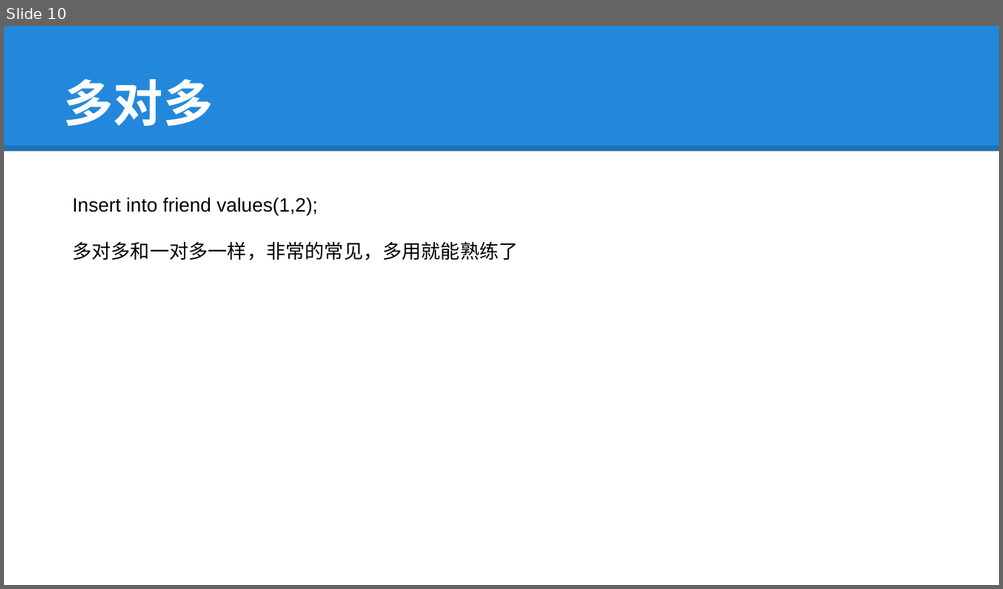
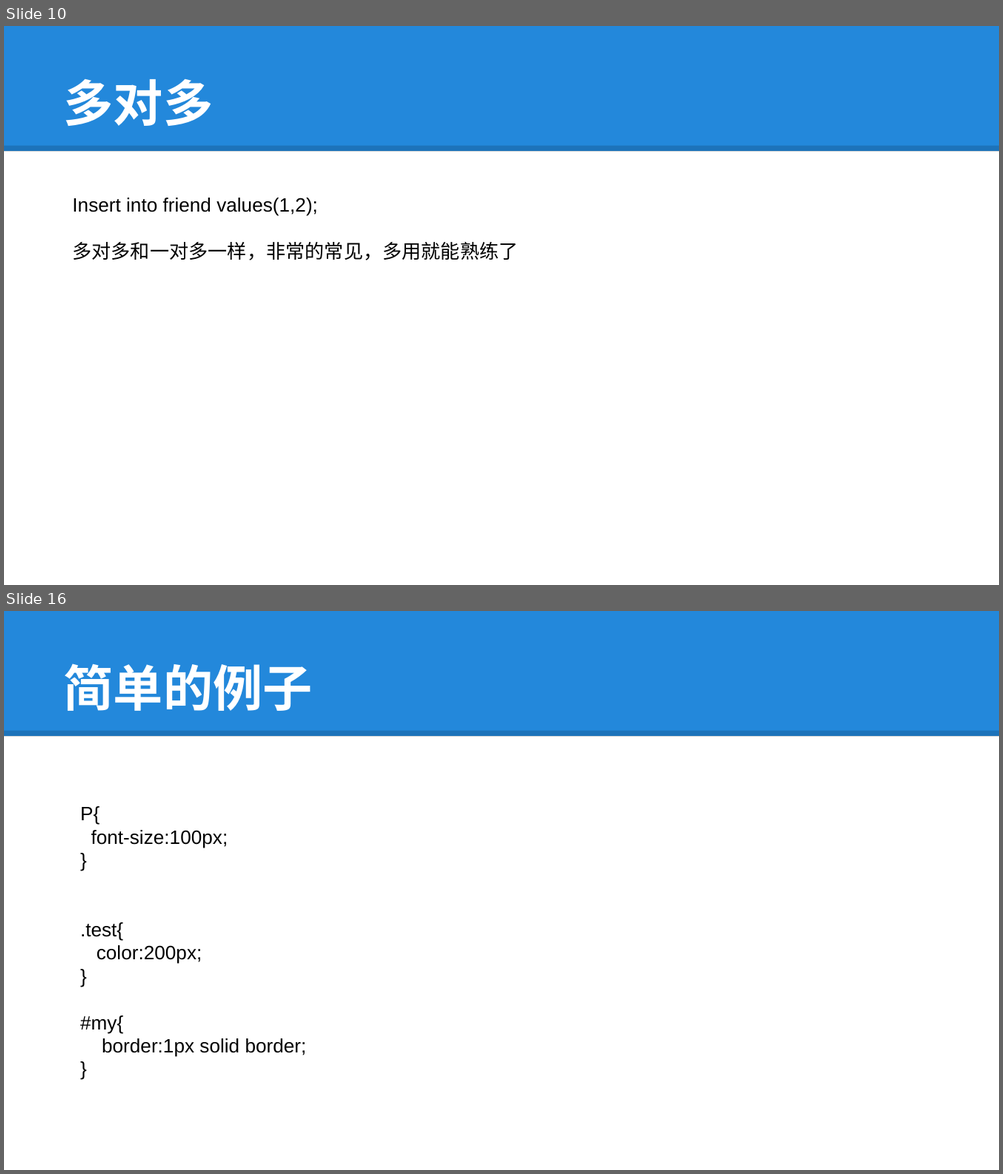
Before and after one commit to tokyojava/java_beginner, a slide deck: 中级/课件/Java15.pptx. Shown one above the other, each under a label of ours: slide 10 before the commit, slides 10 and 16 after it; the slides between them are not shown. The pictures are 1003x589 and 1003x1174 pixels, drawn with LibreOffice and Linux fonts; fonts in the diff are those of the drawing. Boxes give left, top, right and bottom in pixels: in the first picture for what was removed or moved away, otherwise in the second. Text is boxed around its words. In the diff, an @@ line names an element or a change of style, - is before the commit and + after.

```diff
--- a/中级/课件/Java15.pptx
+++ b/中级/课件/Java15.pptx
@@ slide 16 added at [4, 611, 999, 1170], background #FFFFFF; not listed: 2 template elements that a slide beside it also shows @@
@@ title added at [64, 664, 313, 711], 36 pt, text #FFFFFF, bold @@
+简单的例子
@@ text added at [80, 806, 307, 1057], 14 pt, text #000000 @@
+P{
+font-size:100px;
+}
+.test{
+color:200px;
+}
+#my{
+border:1px solid border;
+}
```
Also in this commit, not shown: 1 slide changed, 8 other slides added, 2 slides removed, 2 other files.
